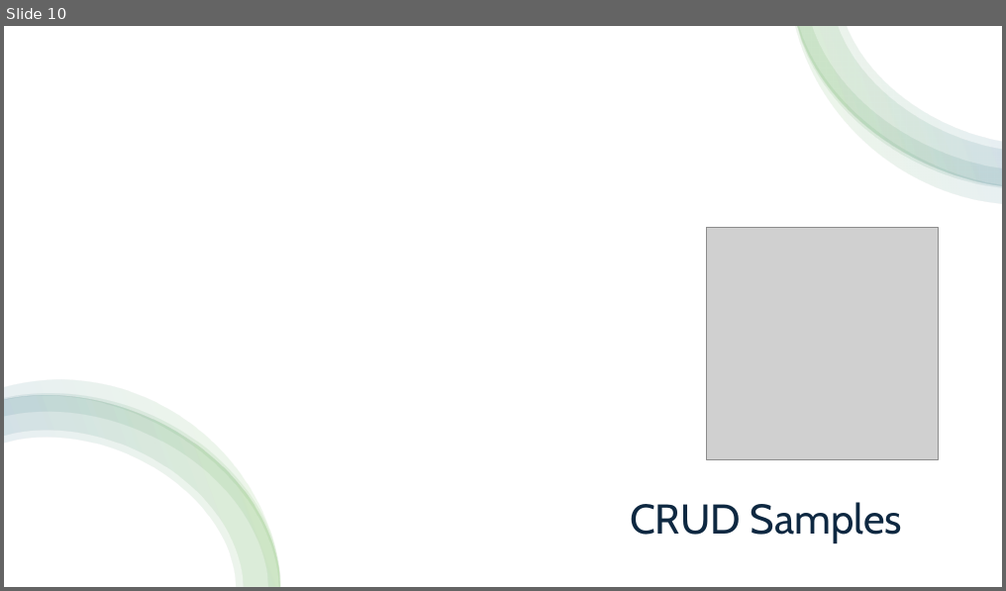
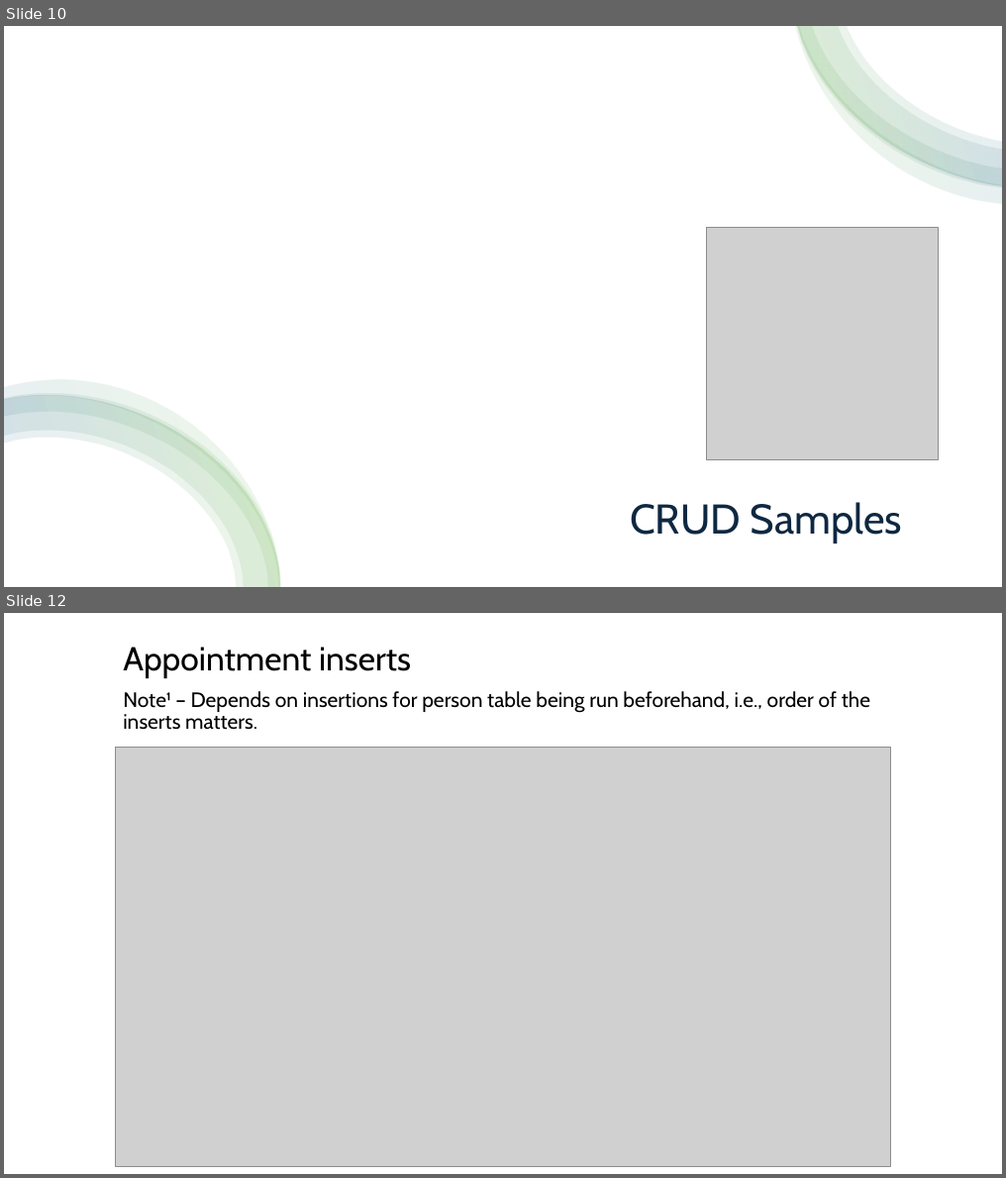
Before and after one commit to nbird11/hospital-sql, a slide deck: Hospital Management System.pptx. Shown one above the other, each under a label of ours: slide 10 before the commit, slides 10 and 12 after it; the slides between them are not shown. The pictures are 1006x591 and 1006x1178 pixels, drawn with LibreOffice and Linux fonts; fonts in the diff are those of the drawing; grey boxes stand for pictures. Boxes give left, top, right and bottom in pixels: in the first picture for what was removed or moved away, otherwise in the second. Text is boxed around its words. In the diff, an @@ line names an element or a change of style, - is before the commit and + after.

Commit message:
Add create and insert samples to presentation

```diff
--- a/Hospital Management System.pptx
+++ b/Hospital Management System.pptx
@@ slide 12 added at <box>4,613,1002,1174</box>, background #FFFFFF @@
@@ title added at <box>123,647,411,678</box>, 32 pt, text #000000 @@
+Appointment inserts
@@ text added at <box>123,691,870,730</box>, 20 pt, text #000000 @@
+Note¹ – Depends on insertions for person table being run beforehand, i.e., order of the inserts matters.
@@ picture added at <box>116,747,890,1167</box> @@
```
Also in this commit, not shown: 1 other slide added.
